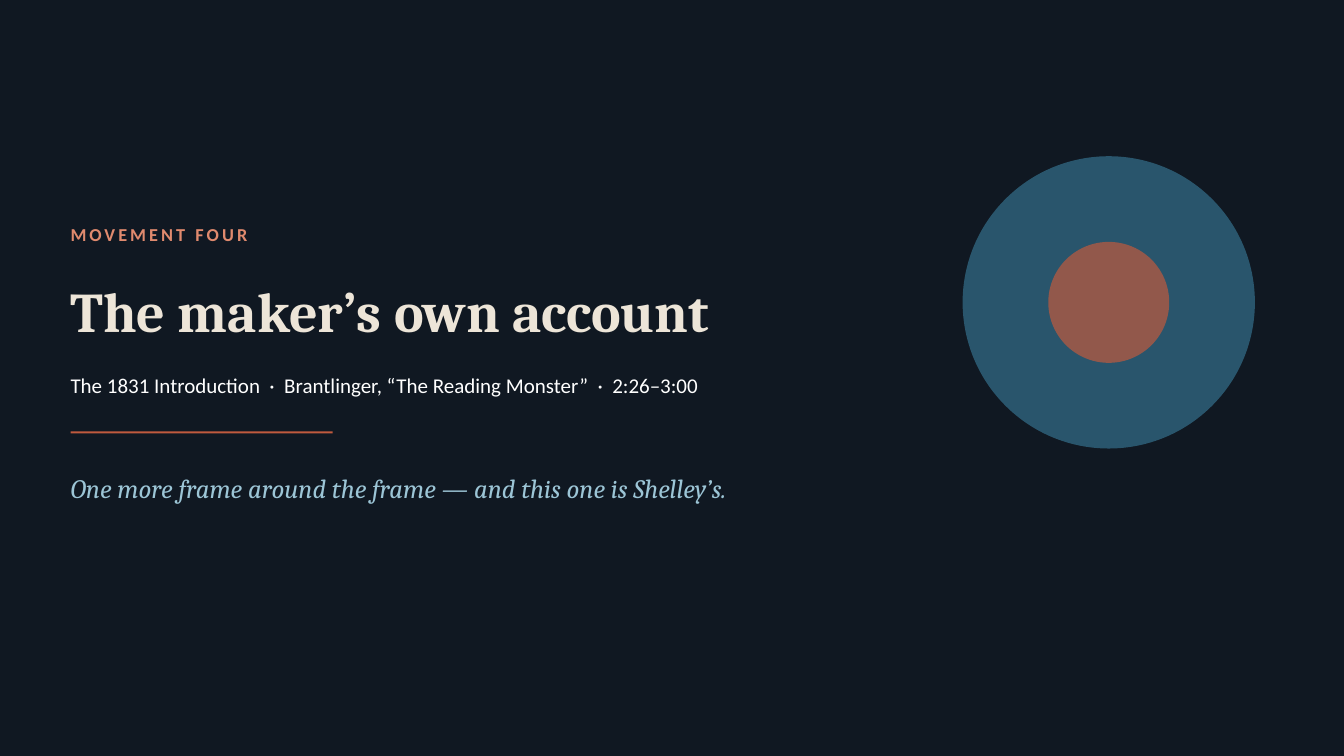
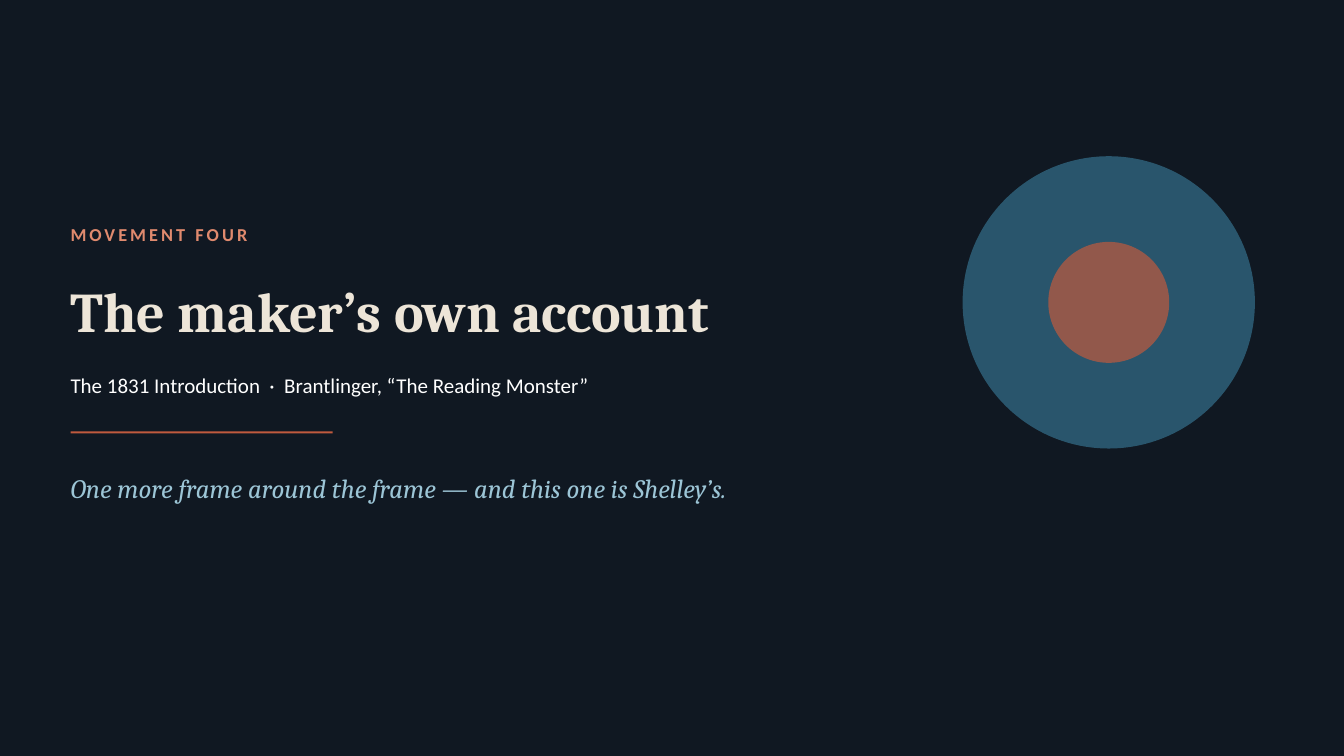
Before and after one commit to lindagaw/lindagaw.github.io, a slide deck: slide 28 of courses/COLL150-Fall26/Slides/Unit 2 - Frankenstein.pptx. Drawn at 1344x756 pixels with LibreOffice and Linux fonts; fonts in the diff are those of the drawing. Boxes give left, top, right and bottom in pixels: in the first picture for what was removed or moved away, otherwise in the second. Text is boxed around its words. In the diff, an @@ line names an element or a change of style, - is before the commit and + after.

```diff
--- a/courses/COLL150-Fall26/Slides/Unit 2 - Frankenstein.pptx
+++ b/courses/COLL150-Fall26/Slides/Unit 2 - Frankenstein.pptx
@@ text at <box>71,378,588,397</box>: text changed @@
-The 1831 Introduction · Brantlinger, “The Reading Monster” · 2:26–3:00
+The 1831 Introduction · Brantlinger, “The Reading Monster”
```
Also in this commit, not shown: 2 other slides changed, 14 other files.
